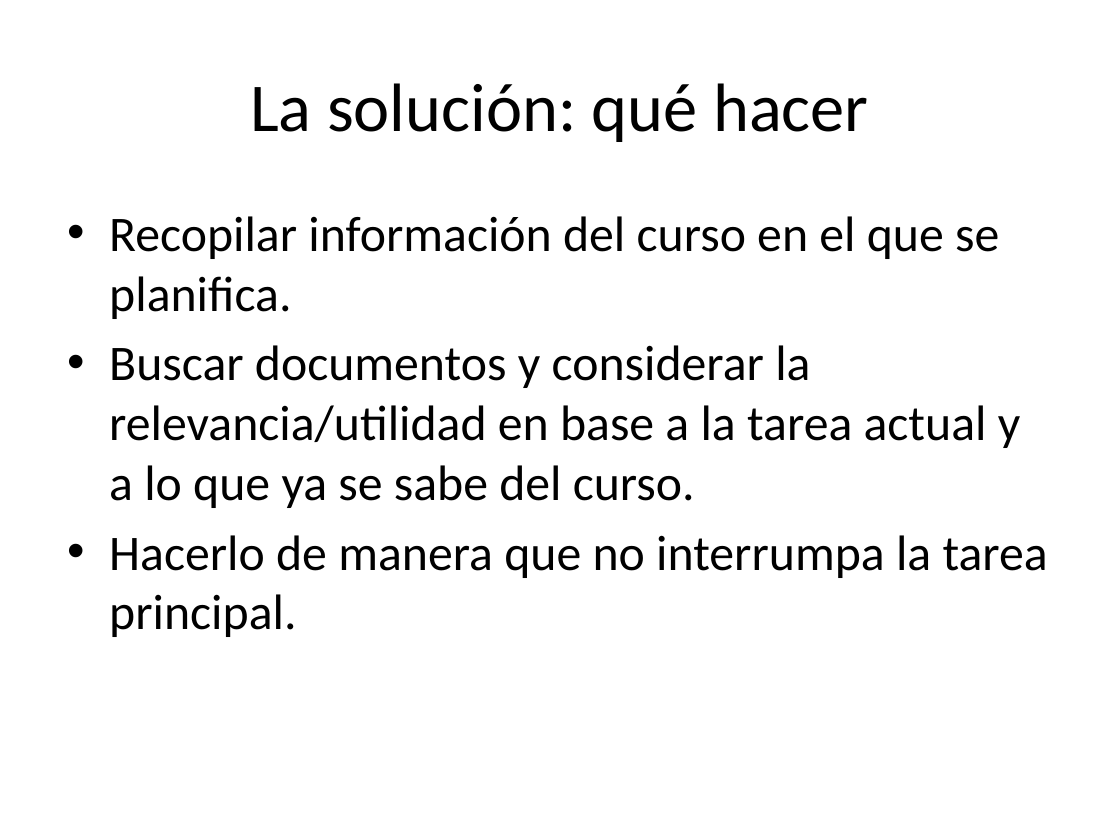
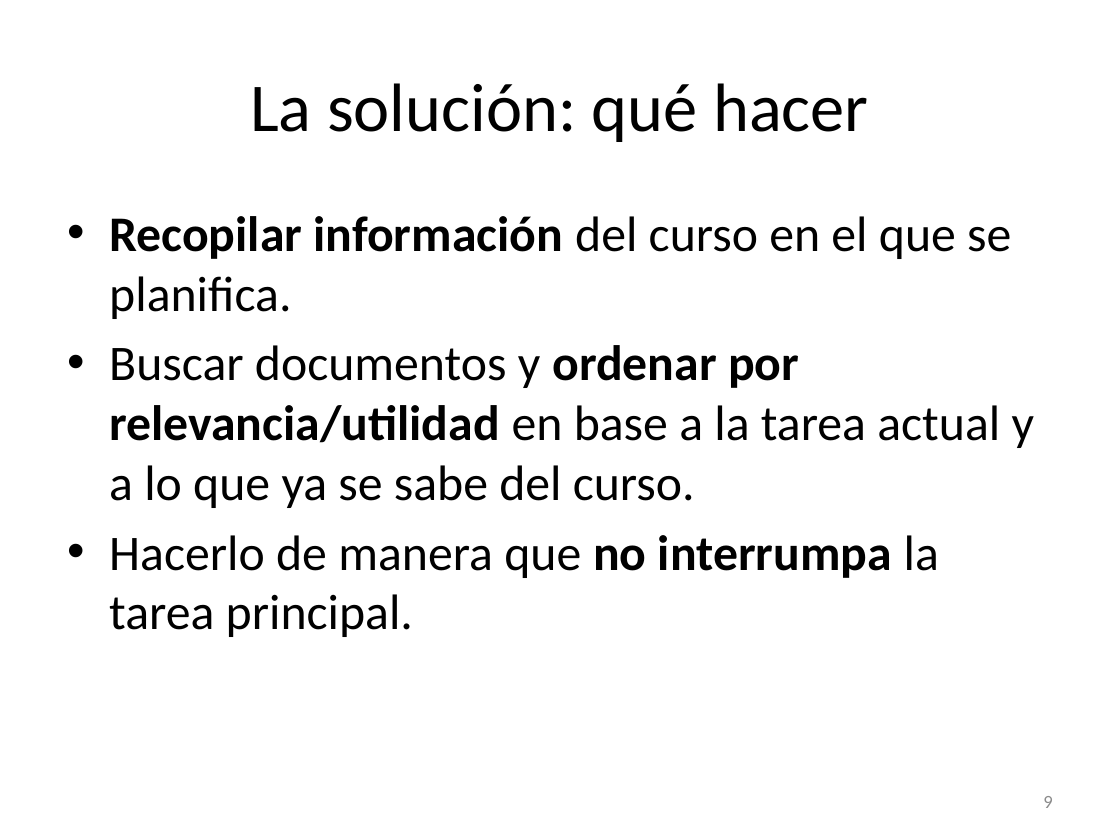
Before and after one commit to lfborjas/Lebrixen, a slide deck: slide 9 of Expo.pptx. Drawn at 1120x840 pixels with LibreOffice and Linux fonts; fonts in the diff are those of the drawing. Boxes give left, top, right and bottom in pixels: in the first picture for what was removed or moved away, otherwise in the second. Text is boxed around its words. In the diff, an @@ line names an element or a change of style, - is before the commit and + after.

```diff
--- a/Expo.pptx
+++ b/Expo.pptx
@@ text at [109, 216, 1011, 637]: bold on in "Recopilar información", "no interrumpa" @@
@@ text at [109, 345, 1035, 508]: text changed @@
-• Buscar documentos y considerar la relevancia/utilidad en base a la tarea actual y a lo que ya se sabe del curso.
+• Buscar documentos y ordenar por relevancia/utilidad en base a la tarea actual y a lo que ya se sabe del curso.
@@ page number added at [1043, 796, 1052, 808], 12 pt, text #8C8C8C @@
+9
```
Also in this commit, not shown: 14 other slides changed, 1 slide added, 1 slide removed, 1 other file.
